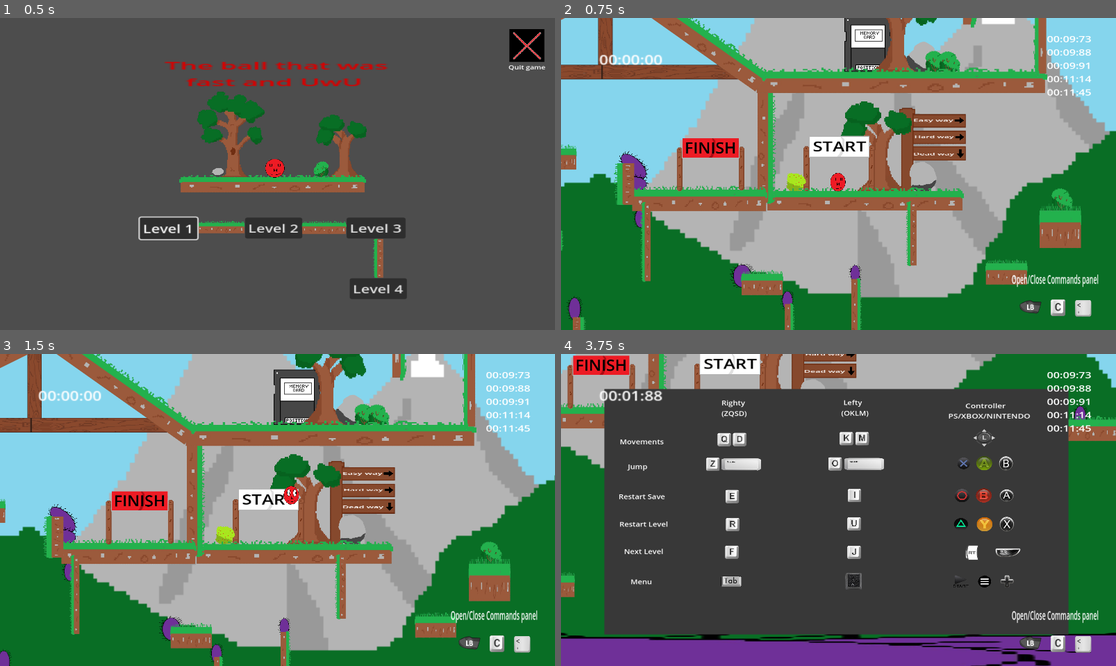
Above: before the commit, frames 1-4 (two rows, left to right).
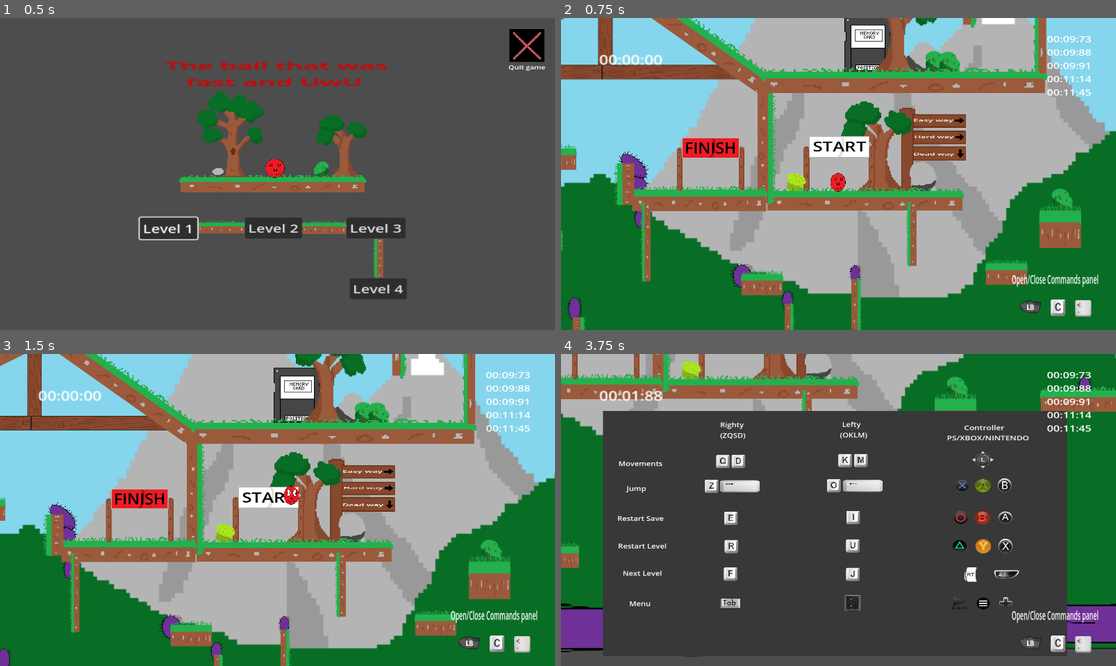
Above: after the commit, the same moments.

Repository: Mahnwe/TheBallThatWasUwU
Game: Godot game, scene res://Scenes/menu.tscn
Same seed, same stepped clock (60 frames per second), same inputs: the game is played once before the commit and once after it.
Inputs (mouse positions are in pixels of both pictures, inside the frame that each line leads up to):
- Up to frame 1 (0.5 s): no input
- Up to frame 2 (0.75 s): click "Level 1" at 0.5 s
- Up to frame 3 (1.5 s): tap Enter at 1.25 s; move the mouse to (399, 494) at 1.27 s; hold D (move_right) from 1.28 s (still down); hold Space (jump) from 1.28 s (still down); click (399, 494) at 1.42 s
- Up to frame 4 (3.75 s): move the mouse to (727, 525) at 2.02 s; release Space (jump) at 2.03 s; tap X (dash) at 2.1 s; tap Space (jump) at 2.27, 2.3, 2.57 s; move the mouse to (894, 441) at 2.77 s; release D (move_right) at 2.78 s; hold A (move_left) 2.78-3.53 s; hold Space (jump) 2.78-3.53 s; tap F (next_level) at 2.85 s; move the mouse to (810, 572) at 3.52 s; hold D (move_right) from 3.53 s (still down); tap C (open_commands) at 3.6 s; click (810, 572) at 3.67 s

Frame 1 is identical in both runs. In frame 2, 0.5% of the frame differs, in the area x 0-93%, y 0-100%; in frame 3, 9.5%; in frame 4, 32%, in the area x 0-100%, y 0-100%.

Commit message:
Rescale player's raycast and trying to simplify wall jumping and wall sliding

Diff:
--- a/Scenes/player.tscn
+++ b/Scenes/player.tscn
@@ -180,13 +180,13 @@
 [node name="RaycastRight" type="RayCast2D" parent="."]
 position = Vector2(212, 231)
 rotation = -1.5708
-scale = Vector2(4, 1)
+scale = Vector2(2, 1.1)
 target_position = Vector2(0, 30)
 
 [node name="RaycastLeft" type="RayCast2D" parent="."]
 position = Vector2(212, 231)
 rotation = 1.5708
-scale = Vector2(4, 1)
+scale = Vector2(2, 1.1)
 target_position = Vector2(0, 30)
 
 [node name="DeadLabel" type="Label" parent="."]
--- a/Scripts/player.gd
+++ b/Scripts/player.gd
@@ -9,8 +9,6 @@
 
 #@export
 var jump_force = -660
-var wall_jump_force_to_right = Vector2(speed, jump_force)
-var wall_jump_force_to_left = Vector2(-speed, jump_force)
 
 const VELOCITY_Y_MAX = 600
 const dash_speed = 1200
@@ -22,10 +20,10 @@
 var number_of_jumps
 
 func _physics_process(_delta):
+	check_for_player_movement()
 	check_if_player_is_on_floor()
 	check_if_player_is_not_on_floor()
 	check_if_player_is_on_wall()
-	check_for_player_movement()
 	_dash()
 
 func _dash():
@@ -111,20 +109,29 @@
 
 func check_if_player_is_on_wall():
 		# Wall-jump
-	if is_on_wall() and Input.is_action_pressed("move_left") or Input.is_action_pressed("move_right"):
+	if is_on_wall():
 		check_animation_if_on_wall()
-		if collinding_right_wall() and Input.is_action_pressed("jump"):
-				velocity = wall_jump_force_to_left
-				$AnimatedSprite2D.animation = "jump"
-				$AnimatedSprite2D.flip_h = true
-				$AnimatedSprite2D.play()
-				await $AnimatedSprite2D.animation_finished
-		if colliding_left_wall() and Input.is_action_pressed("jump"):
-				velocity = wall_jump_force_to_right
-				$AnimatedSprite2D.animation = "jump"
-				$AnimatedSprite2D.flip_h = false
-				$AnimatedSprite2D.play()
-				await $AnimatedSprite2D.animation_finished
+		var wall_normal = get_wall_normal()
+		if collinding_right_wall() and Input.is_action_just_pressed("jump"):
+			var wall_jump_force_to_left = Vector2(speed * 2 *  wall_normal.x, jump_force)
+			velocity = wall_jump_force_to_left
+			#velocity.x += speed * 2 * wall_normal.x * 2
+			#velocity.y = jump_force
+			move_and_slide()
+			$AnimatedSprite2D.animation = "jump"
+			$AnimatedSprite2D.flip_h = true
+			$AnimatedSprite2D.play()
+			await $AnimatedSprite2D.animation_finished
+		if colliding_left_wall() and Input.is_action_just_pressed("jump"):
+			var wall_jump_force_to_right = Vector2(speed * 2 * wall_normal.x, jump_force)
+			velocity = wall_jump_force_to_right
+			#velocity.x += speed * 2 * wall_normal.x * 2
+			#velocity.y = jump_force
+			move_and_slide()
+			$AnimatedSprite2D.animation = "jump"
+			$AnimatedSprite2D.flip_h = false
+			$AnimatedSprite2D.play()
+			await $AnimatedSprite2D.animation_finished
 
 func check_for_player_movement():
 	# Horizontal movements
